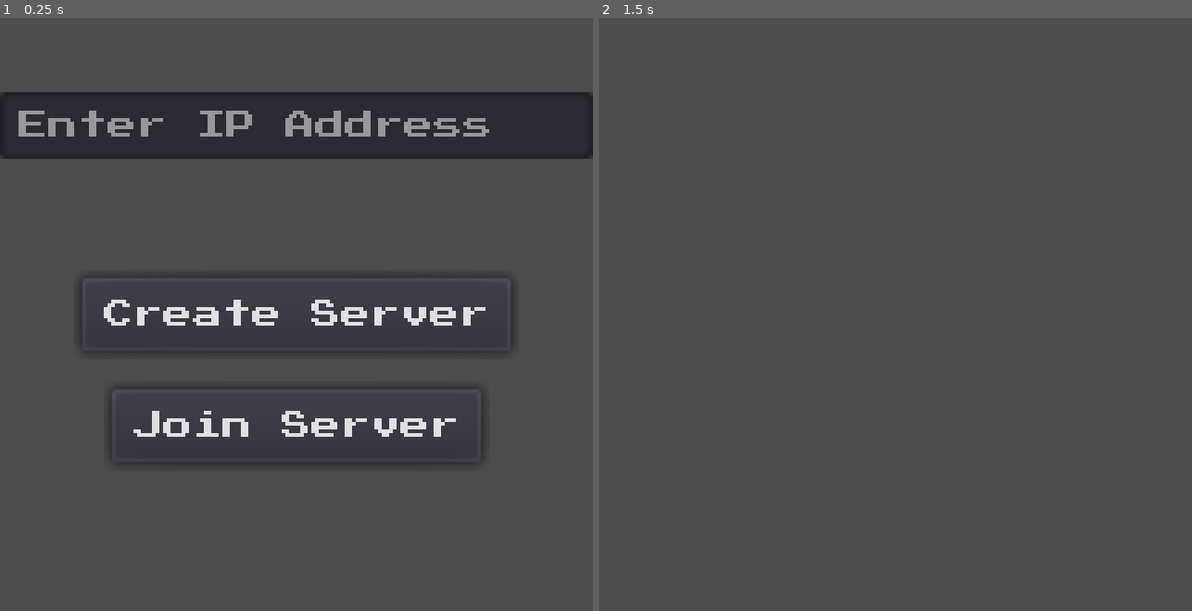
Above: before the commit, frames 1-2 (left to right).
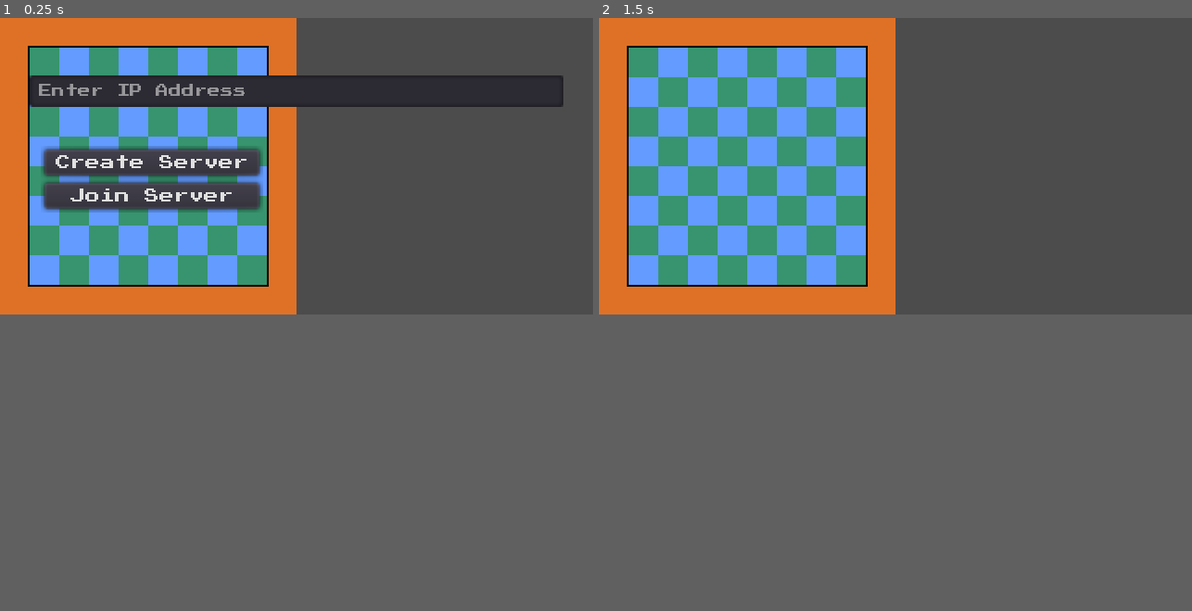
Above: after the commit, the same moments.

Repository: TheVulcoreTeam/TableroMultiplayer
Game: Godot game, scene res://Specialization/Network/NetworkSetup.tscn
Two runs of this game, one before a commit and one after it. Both use one fixed random seed, a clock stepped at 60 frames per second and the inputs below. Before the commit the project starts from res://Scenes/Network_setup.tscn.
Inputs:
- Up to frame 1 (0.25 s): no input
- Up to frame 2 (1.5 s): click "Create Server" at 0.5 s; tap Enter at 1.25 s
In our replay, the window is 640x640 before the commit and 640x320 after it. These sizes can differ from the game's own. Grey fills any space a smaller window leaves; there, only what the larger window draws over its background counts as a difference.

The runs differ from the first frame. In frame 1, 30% of the frame differs, in the area x 0-100%, y 0-76%; in frame 2, 25%.
Error before the commit: Invalid get index '3' (on base: 'Array'). (res://Autoloads/Network.gd:17)
Error after the commit: Invalid get index '3' (on base: 'Array'). (res://BoardEngine/Autoloads/Network.gd:17)

Commit message:
Cambiando carpetas

Diff:
--- a/Autoloads/Network.gd
+++ b/BoardEngine/Autoloads/Network.gd
@@ -16,6 +16,8 @@
 	else:
 		ip_address = IP.get_local_addresses()[3]
 
+	print_debug(IP.get_local_addresses())
+
 	for ip in IP.get_local_addresses():
 		if ip.begins_with("192.168."):
 			ip_address = ip
@@ -26,12 +28,12 @@
 func create_server() -> void:
 	server = NetworkedMultiplayerENet.new()
 	server.create_server(DEFAULT_PORT,MAX_CLIENTS)
-	get_tree().set_network_peer(server)
+	get_tree().network_peer = server
 
 func join_server() -> void:
 	client = NetworkedMultiplayerENet.new()
 	client.create_client(ip_address,DEFAULT_PORT)
-	get_tree().set_network_peer(client)
+	get_tree().network_peer = client
 
 func _connected_to_server() -> void:
 	print("Se ha conectado al Server exitosamente.")
--- /dev/null
+++ b/BoardEngine/Autoloads/Signals.gd
@@ -0,0 +1,6 @@
+extends Node
+
+signal turn_end(who)
+signal turn_begin(who)
+
+signal dead_piece(gpiece)
--- /dev/null
+++ b/BoardEngine/GBoard/GBoard.gd
@@ -0,0 +1,2 @@
+extends Node2D
+class_name GBoard
--- /dev/null
+++ b/BoardEngine/GBoard/GBoard.tscn
@@ -0,0 +1,24 @@
+[gd_scene load_steps=2 format=2]
+
+[ext_resource path="res://BoardEngine/GBoard/GBoard.gd" type="Script" id=1]
+
+[node name="GBoard" type="Node2D"]
+script = ExtResource( 1 )
+
+[node name="Background" type="ColorRect" parent="."]
+margin_right = 320.0
+margin_bottom = 160.0
+color = Color( 0, 0, 0, 1 )
+__meta__ = {
+"_edit_use_anchors_": false
+}
+
+[node name="Board" type="AnimatedSprite" parent="."]
+centered = false
+
+[node name="Limits" type="Node2D" parent="."]
+
+[node name="TopLeft" type="Position2D" parent="Limits"]
+
+[node name="BottomRight" type="Position2D" parent="Limits"]
+position = Vector2( 16, 16 )
--- /dev/null
+++ b/BoardEngine/GPiece/GEnemy/GEnemy.gd
@@ -0,0 +1,5 @@
+extends GPiece
+
+
+func _ready():
+	pass
--- /dev/null
+++ b/BoardEngine/GPiece/GEnemy/GEnemy.tscn
@@ -0,0 +1,7 @@
+[gd_scene load_steps=3 format=2]
+
+[ext_resource path="res://BoardEngine/GPiece/GPiece.tscn" type="PackedScene" id=1]
+[ext_resource path="res://BoardEngine/GPiece/GEnemy/GEnemy.gd" type="Script" id=2]
+
+[node name="GEnemy" instance=ExtResource( 1 )]
+script = ExtResource( 2 )
--- /dev/null
+++ b/BoardEngine/GPiece/GPiece.gd
@@ -0,0 +1,10 @@
+extends Node2D
+
+class_name GPiece
+
+var board : GBoard
+
+
+# El GPiece debe conocer su entorno
+func set_board(_board : GBoard):
+	board = _board
--- /dev/null
+++ b/BoardEngine/GPiece/GPiece.tscn
@@ -0,0 +1,19 @@
+[gd_scene load_steps=2 format=2]
+
+[ext_resource path="res://BoardEngine/GPiece/GPiece.gd" type="Script" id=1]
+
+[node name="GPiece" type="Node2D"]
+script = ExtResource( 1 )
+
+[node name="Areas" type="Node" parent="."]
+
+[node name="Body" type="Area2D" parent="Areas"]
+
+[node name="Collision" type="CollisionShape2D" parent="Areas/Body"]
+
+[node name="Skin" type="Node" parent="."]
+
+[node name="Body" type="AnimatedSprite" parent="Skin"]
+centered = false
+
+[node name="Equip" type="Node" parent="."]
--- /dev/null
+++ b/BoardEngine/GPiece/GPlayer/GPlayer.gd
@@ -0,0 +1 @@
+extends GPiece
--- /dev/null
+++ b/BoardEngine/GPiece/GPlayer/GPlayer.tscn
@@ -0,0 +1,7 @@
+[gd_scene load_steps=3 format=2]
+
+[ext_resource path="res://BoardEngine/GPiece/GPlayer/GPlayer.gd" type="Script" id=1]
+[ext_resource path="res://BoardEngine/GPiece/GPiece.tscn" type="PackedScene" id=2]
+
+[node name="GPlayer" instance=ExtResource( 2 )]
+script = ExtResource( 1 )
--- a/font_dinamic.tres
+++ b/Data/TableroMultiplayer/Fonts/font_dinamic.tres
@@ -1,6 +1,6 @@
 [gd_resource type="DynamicFont" load_steps=2 format=2]
 
-[ext_resource path="res://PRESSSTART2P(corregido).ttf" type="DynamicFontData" id=1]
+[ext_resource path="res://Data/TableroMultiplayer/Fonts/PRESSSTART2P_V2.ttf" type="DynamicFontData" id=1]
 
 [resource]
 size = 8
--- a/Main.tscn
+++ /dev/null
@@ -1,9 +0,0 @@
-[gd_scene load_steps=2 format=2]
-
-[ext_resource path="res://Board.png" type="Texture" id=1]
-
-[node name="Main" type="Node2D"]
-
-[node name="Board" type="Sprite" parent="."]
-texture = ExtResource( 1 )
-centered = false
--- a/Scenes/Network_setup.tscn
+++ /dev/null
@@ -1,76 +0,0 @@
-[gd_scene load_steps=3 format=2]
-
-[ext_resource path="res://font_dinamic.tres" type="DynamicFont" id=1]
-[ext_resource path="res://Scenes/Network_setup.gd" type="Script" id=2]
-
-[node name="Network_setup" type="Control"]
-anchor_right = 1.0
-anchor_bottom = 1.0
-script = ExtResource( 2 )
-__meta__ = {
-"_edit_use_anchors_": false
-}
-
-[node name="Multiplayer_configure" type="Control" parent="."]
-anchor_right = 1.0
-anchor_bottom = 1.0
-__meta__ = {
-"_edit_use_anchors_": false
-}
-
-[node name="server_ip_address" type="LineEdit" parent="Multiplayer_configure"]
-anchor_right = 1.0
-margin_top = 20.0
-margin_bottom = 38.0
-custom_fonts/font = ExtResource( 1 )
-placeholder_text = "Enter IP Address"
-__meta__ = {
-"_edit_use_anchors_": false
-}
-
-[node name="create_server" type="Button" parent="Multiplayer_configure"]
-anchor_left = 0.5
-anchor_top = 0.5
-anchor_right = 0.5
-anchor_bottom = 0.5
-margin_left = -58.0
-margin_top = -10.0
-margin_right = 58.0
-margin_bottom = 10.0
-custom_fonts/font = ExtResource( 1 )
-text = "Create Server"
-__meta__ = {
-"_edit_use_anchors_": false
-}
-
-[node name="join_server" type="Button" parent="Multiplayer_configure"]
-anchor_left = 0.5
-anchor_top = 0.5
-anchor_right = 0.5
-anchor_bottom = 0.5
-margin_left = -50.0
-margin_top = 20.0
-margin_right = 50.0
-margin_bottom = 40.0
-custom_fonts/font = ExtResource( 1 )
-text = "Join Server"
-__meta__ = {
-"_edit_use_anchors_": false
-}
-
-[node name="CanvasLayer" type="CanvasLayer" parent="."]
-
-[node name="device_ip_address" type="Label" parent="CanvasLayer"]
-anchor_top = 1.0
-anchor_right = 1.0
-anchor_bottom = 1.0
-margin_top = -14.0
-custom_fonts/font = ExtResource( 1 )
-align = 1
-valign = 1
-__meta__ = {
-"_edit_use_anchors_": false
-}
-
-[connection signal="pressed" from="Multiplayer_configure/create_server" to="." method="_on_create_server_pressed"]
-[connection signal="pressed" from="Multiplayer_configure/join_server" to="." method="_on_join_server_pressed"]
--- /dev/null
+++ b/Specialization/Board/Board.gd
@@ -0,0 +1 @@
+extends GBoard
--- /dev/null
+++ b/Specialization/Board/Board.tscn
@@ -0,0 +1,26 @@
+[gd_scene load_steps=5 format=2]
+
+[ext_resource path="res://BoardEngine/GBoard/GBoard.tscn" type="PackedScene" id=1]
+[ext_resource path="res://Data/TableroMultiplayer/Boards/Board.png" type="Texture" id=2]
+[ext_resource path="res://Specialization/Board/Board.gd" type="Script" id=3]
+
+[sub_resource type="SpriteFrames" id=1]
+animations = [ {
+"frames": [ ExtResource( 2 ) ],
+"loop": true,
+"name": "default",
+"speed": 5.0
+} ]
+
+[node name="Board" instance=ExtResource( 1 )]
+script = ExtResource( 3 )
+
+[node name="Board" parent="." index="1"]
+position = Vector2( 80, 0 )
+frames = SubResource( 1 )
+
+[node name="TopLeft" parent="Limits" index="0"]
+position = Vector2( 96, 16 )
+
+[node name="BottomRight" parent="Limits" index="1"]
+position = Vector2( 224, 144 )
--- a/Scenes/Network_setup.gd
+++ b/Specialization/Network/NetworkSetup.gd
@@ -1,7 +1,7 @@
 extends Control
 
 onready var multiplayer_config_ui = $Multiplayer_configure
-onready var server_ip_address = $Multiplayer_configure/server_ip_address
+onready var server_ip_address = $Multiplayer_configure/VBoxLabels/ServerIPAdress
 onready var device_ip_address = $CanvasLayer/device_ip_address
 
 func _ready() -> void:
@@ -12,10 +12,10 @@
 	device_ip_address.text = Network.ip_address
 
 func _player_connected(id) -> void:
-	print("Player " + str(id) + " has connected")
+	print_debug("Player " + str(id) + " has connected")
 
 func _player_disconnected(id) -> void:
-	print("Player " + str(id) + " has disconnected")
+	print_debug("Player " + str(id) + " has disconnected")
 
 func _on_create_server_pressed():
 	multiplayer_config_ui.hide()
--- /dev/null
+++ b/Specialization/Network/NetworkSetup.tscn
@@ -0,0 +1,97 @@
+[gd_scene load_steps=6 format=2]
+
+[ext_resource path="res://Data/TableroMultiplayer/Fonts/PRESSSTART2P_V2.ttf" type="DynamicFontData" id=1]
+[ext_resource path="res://Specialization/Network/NetworkSetup.gd" type="Script" id=2]
+[ext_resource path="res://Data/TableroMultiplayer/Boards/Board.png" type="Texture" id=3]
+[ext_resource path="res://Data/TableroMultiplayer/Fonts/font_dinamic.tres" type="DynamicFont" id=4]
+
+[sub_resource type="DynamicFont" id=1]
+size = 7
+font_data = ExtResource( 1 )
+
+[node name="NetworkSetup" type="Control"]
+anchor_right = 1.0
+anchor_bottom = 1.0
+script = ExtResource( 2 )
+__meta__ = {
+"_edit_use_anchors_": false
+}
+
+[node name="Background" type="TextureRect" parent="."]
+margin_right = 160.0
+margin_bottom = 160.0
+texture = ExtResource( 3 )
+__meta__ = {
+"_edit_use_anchors_": false
+}
+
+[node name="Multiplayer_configure" type="Control" parent="."]
+anchor_right = 1.0
+anchor_bottom = 1.0
+__meta__ = {
+"_edit_use_anchors_": false
+}
+
+[node name="VBoxLabels" type="VBoxContainer" parent="Multiplayer_configure"]
+anchor_right = 1.0
+margin_left = 16.0
+margin_top = 31.0
+margin_right = -16.0
+margin_bottom = 49.0
+__meta__ = {
+"_edit_use_anchors_": false
+}
+
+[node name="ServerIPAdress" type="LineEdit" parent="Multiplayer_configure/VBoxLabels"]
+margin_right = 128.0
+margin_bottom = 17.0
+custom_fonts/font = SubResource( 1 )
+placeholder_text = "Enter IP Address"
+__meta__ = {
+"_edit_use_anchors_": false
+}
+
+[node name="VBox" type="VBoxContainer" parent="Multiplayer_configure"]
+margin_left = 23.5717
+margin_top = 71.2763
+margin_right = 139.572
+margin_bottom = 121.276
+__meta__ = {
+"_edit_use_anchors_": false
+}
+
+[node name="CreateServer" type="Button" parent="Multiplayer_configure/VBox"]
+margin_right = 116.0
+margin_bottom = 14.0
+custom_fonts/font = ExtResource( 4 )
+text = "Create Server"
+__meta__ = {
+"_edit_use_anchors_": false
+}
+
+[node name="JoinServer" type="Button" parent="Multiplayer_configure/VBox"]
+margin_top = 18.0
+margin_right = 116.0
+margin_bottom = 32.0
+custom_fonts/font = ExtResource( 4 )
+text = "Join Server"
+__meta__ = {
+"_edit_use_anchors_": false
+}
+
+[node name="CanvasLayer" type="CanvasLayer" parent="."]
+
+[node name="device_ip_address" type="Label" parent="CanvasLayer"]
+anchor_top = 1.0
+anchor_right = 1.0
+anchor_bottom = 1.0
+margin_top = -14.0
+custom_fonts/font = ExtResource( 4 )
+align = 1
+valign = 1
+__meta__ = {
+"_edit_use_anchors_": false
+}
+
+[connection signal="pressed" from="Multiplayer_configure/VBox/CreateServer" to="." method="_on_create_server_pressed"]
+[connection signal="pressed" from="Multiplayer_configure/VBox/JoinServer" to="." method="_on_join_server_pressed"]
--- /dev/null
+++ b/Specialization/Players/Player.tscn
@@ -0,0 +1,26 @@
+[gd_scene load_steps=5 format=2]
+
+[ext_resource path="res://BoardEngine/GPiece/GPlayer/GPlayer.tscn" type="PackedScene" id=1]
+[ext_resource path="res://Data/TableroMultiplayer/PieceSkins/Players/Players-0.png" type="Texture" id=2]
+
+[sub_resource type="RectangleShape2D" id=2]
+extents = Vector2( 16, 16 )
+
+[sub_resource type="SpriteFrames" id=1]
+animations = [ {
+"frames": [ ExtResource( 2 ) ],
+"loop": true,
+"name": "default",
+"speed": 5.0
+} ]
+
+[node name="Player" instance=ExtResource( 1 )]
+script = null
+
+[node name="Collision" parent="Areas/Body" index="0"]
+position = Vector2( 8, 8 )
+scale = Vector2( 0.5, 0.5 )
+shape = SubResource( 2 )
+
+[node name="Body" parent="Skin" index="0"]
+frames = SubResource( 1 )
--- a/project.godot
+++ b/project.godot
@@ -8,21 +8,37 @@
 
 config_version=4
 
+_global_script_classes=[ {
+"base": "Node2D",
+"class": "GBoard",
+"language": "GDScript",
+"path": "res://BoardEngine/GBoard/GBoard.gd"
+}, {
+"base": "Node2D",
+"class": "GPiece",
+"language": "GDScript",
+"path": "res://BoardEngine/GPiece/GPiece.gd"
+} ]
+_global_script_class_icons={
+"GBoard": "",
+"GPiece": ""
+}
+
 [application]
 
 config/name="TableroMultiplayer"
-run/main_scene="res://Scenes/Network_setup.tscn"
+run/main_scene="res://Specialization/Network/NetworkSetup.tscn"
 config/icon="res://icon.png"
 
 [autoload]
 
-Network="*res://Autoloads/Network.gd"
+Network="*res://BoardEngine/Autoloads/Network.gd"
 
 [display]
 
-window/size/width=160
+window/size/width=320
 window/size/height=160
-window/size/test_width=640
+window/size/test_width=1280
 window/size/test_height=640
 window/stretch/mode="2d"
 window/stretch/aspect="keep"
@@ -34,6 +50,7 @@
 [rendering]
 
 quality/driver/driver_name="GLES2"
+2d/snapping/use_gpu_pixel_snap=true
 vram_compression/import_etc=true
 vram_compression/import_etc2=false
 environment/default_environment="res://default_env.tres"
Renamed: Board.png -> Data/TableroMultiplayer/Boards/Board.png
Not shown, changed: Data/TableroMultiplayer/Boards/Board.png.import
Renamed: PRESSSTART2P(corregido).ttf -> Data/TableroMultiplayer/Fonts/PRESSSTART2P_V2.ttf
Renamed: Enemy-3.png -> Data/TableroMultiplayer/PieceSkins/Enemies/Enemy-0.png
Not shown, changed: Data/TableroMultiplayer/PieceSkins/Enemies/Enemy-0.png.import
Renamed: Enemy-1.png -> Data/TableroMultiplayer/PieceSkins/Enemies/Enemy-1.png
Not shown, changed: Data/TableroMultiplayer/PieceSkins/Enemies/Enemy-1.png.import
Renamed: Enemy-2.png -> Data/TableroMultiplayer/PieceSkins/Enemies/Enemy-2.png
Not shown, changed: Data/TableroMultiplayer/PieceSkins/Enemies/Enemy-2.png.import
Renamed: Players-0.png -> Data/TableroMultiplayer/PieceSkins/Players/Players-0.png
Not shown, changed: Data/TableroMultiplayer/PieceSkins/Players/Players-0.png.import
Renamed: Players-1.png -> Data/TableroMultiplayer/PieceSkins/Players/Players-1.png
(and 5 more such lines)
